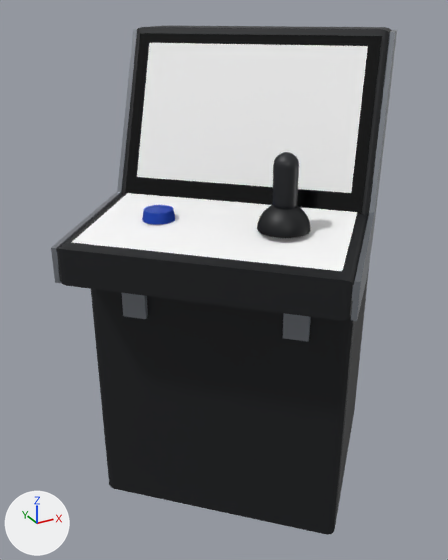
The glTF model assets/models/equipment-navis.glb: old version first, new version second.
Camera for both pictures: a camera (50 mm lens) standing at (1.477, 0.423, 1.365) and looking at (2.213, 1.76, 0.696). Every picture has the same lights, and +X, +Y and +Z are marked at lower left. The first picture is the older version. Where no turn or scale is listed for an object, it has been applied to the vertices. Vertices at exactly the same position are counted once.
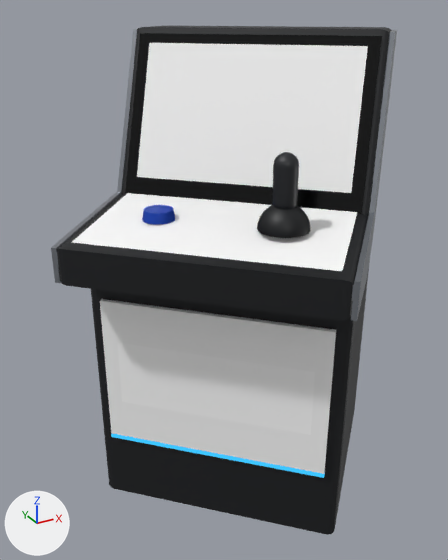
Pixel boxes [x1, y1, x2, y2] of what changed, in the pictures (448 x 560 px):
'Mesh_10', recoloured, reshaped, moved: before [122, 293, 148, 319]; after [100, 299, 336, 474]
'Mesh_12', added: after [118, 343, 315, 435]
'Mesh_11', recoloured, reshaped, moved: before [283, 313, 311, 342]; after [111, 433, 325, 478]

Edits to the bpy script that builds the scene:
```text
Add mat_material_9:
    mat_material_9 = bpy.data.materials.new('Material_9')
    # nodes: BsdfTransparent, Emission, LightPath, MixShader, OutputMaterial
    # colours: blue #3fc4ff
Change me_mesh_10:
    remove me_mesh_10.from_pydata(...)  # 8 vertices, 12 faces; spans x -0.0265..0.0265, y -0.0265..0.0265, z -0.035..0.035
    remove me_mesh_10.materials.append(mat_material_1)  # grey #8c9198
    add me_mesh_10.from_pydata(...)  # 8 vertices, 12 faces; spans x -0.2093..0.2093, y -0.2093..0.2093, z -0.2..0.2
    me_mesh_10 part 1
    me_mesh_10.vertices[0].co: (0.0159, -0.0265, 0.035) -> (0.2008, -0.2093, 0.2)  # not seen -> pixel (335, 332)
    me_mesh_10.vertices[1].co: (0.0265, -0.0159, 0.035) -> (0.2093, -0.2008, 0.2)  # not seen -> pixel (336, 329)
    me_mesh_10.vertices[2].co: (0.0159, -0.0265, -0.035) -> (0.2008, -0.2093, -0.2)  # pixel (145, 319) -> pixel (324, 473)
    me_mesh_10.vertices[3].co: (0.0265, -0.0159, -0.035) -> (0.2093, -0.2008, -0.2)  # pixel (148, 316) -> pixel (324, 470)
    me_mesh_10.vertices[4].co: (-0.0159, 0.0265, 0.035) -> (-0.2008, 0.2093, 0.2)  # not seen -> pixel (101, 298)
    me_mesh_10.vertices[5].co: (-0.0265, 0.0159, 0.035) -> (-0.2093, 0.2008, 0.2)  # not seen -> pixel (99, 300)
    me_mesh_10.vertices[6].co: (-0.0159, 0.0265, -0.035) -> (-0.2008, 0.2093, -0.2)
    me_mesh_10.vertices[7].co: (-0.0265, 0.0159, -0.035) -> (-0.2093, 0.2008, -0.2)  # pixel (123, 316) -> pixel (111, 433)
    add me_mesh_10.materials.append(mat_material_8)  # white #ffffff
Change me_mesh_11:
    remove me_mesh_11.from_pydata(...)  # 8 vertices, 12 faces; spans x -0.0265..0.0265, y -0.0265..0.0265, z -0.035..0.035
    remove me_mesh_11.materials.append(mat_material_1)  # grey #8c9198
    add me_mesh_11.from_pydata(...)  # 8 vertices, 12 faces; spans x -0.21..0.21, y -0.21..0.21, z -0.005..0.005
    me_mesh_11 part 2
    me_mesh_11.vertices[0].co: (0.0159, -0.0265, 0.035) -> (0.2001, -0.21, 0.005)  # not seen -> pixel (324, 474)
    me_mesh_11.vertices[1].co: (0.0265, -0.0159, 0.035) -> (0.21, -0.2001, 0.005)  # not seen -> pixel (324, 471)
    me_mesh_11.vertices[2].co: (0.0159, -0.0265, -0.035) -> (0.2001, -0.21, -0.005)  # pixel (308, 341) -> pixel (323, 477)
    me_mesh_11.vertices[3].co: (0.0265, -0.0159, -0.035) -> (0.21, -0.2001, -0.005)  # pixel (309, 338) -> pixel (324, 474)
    me_mesh_11.vertices[4].co: (-0.0159, 0.0265, 0.035) -> (-0.2001, 0.21, 0.005)
    me_mesh_11.vertices[5].co: (-0.0265, 0.0159, 0.035) -> (-0.21, 0.2001, 0.005)  # not seen -> pixel (111, 433)
    me_mesh_11.vertices[6].co: (-0.0159, 0.0265, -0.035) -> (-0.2001, 0.21, -0.005)  # pixel (283, 335) -> not seen
    me_mesh_11.vertices[7].co: (-0.0265, 0.0159, -0.035) -> (-0.21, 0.2001, -0.005)  # pixel (282, 338) -> pixel (111, 436)
    add me_mesh_11.materials.append(mat_material_9)
Add me_mesh_12:
    me_mesh_12.from_pydata([(-0.177, 0.177, 0.089), (0.177, -0.177, 0.089), (-0.177, 0.177, -0.089), (0.177, -0.177, -0.089)], [], [(0, 2, 1), (2, 3, 1)])
    me_mesh_12.materials.append(mat_material_10)  # its picture is missing
Change ob_mesh_10:
    ob_mesh_10.location: (1.947, 1.73, 0.7) -> (2.086, 1.586, 0.5)
Change ob_mesh_11:
    ob_mesh_11.location: (2.23, 1.447, 0.7) -> (2.085, 1.585, 0.294)
Add ob_mesh_12:
    ob_mesh_12 = bpy.data.objects.new('Mesh_12', me_mesh_12)
    ob_mesh_12.location = (2.081, 1.581, 0.5)
```
